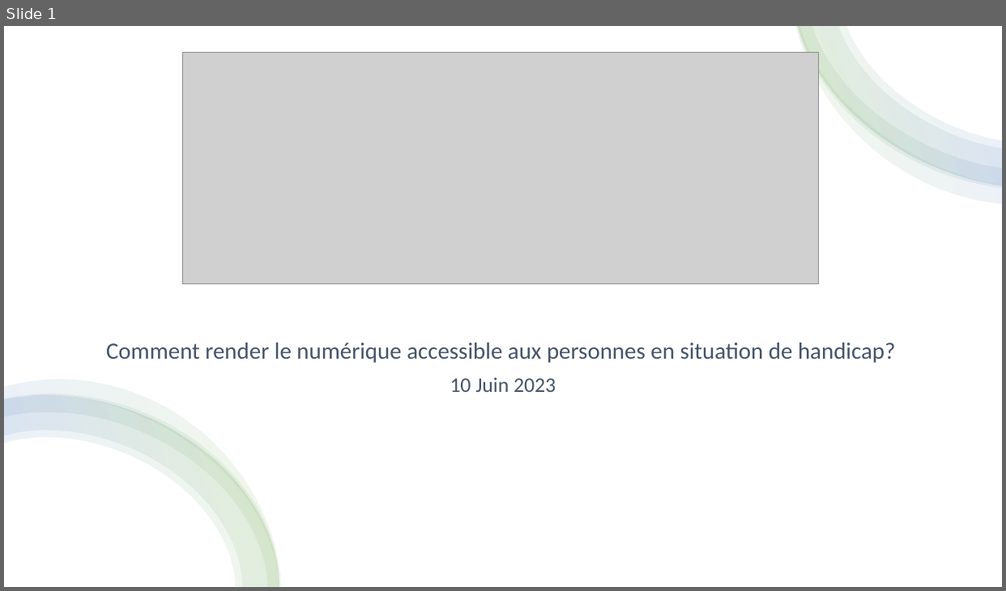
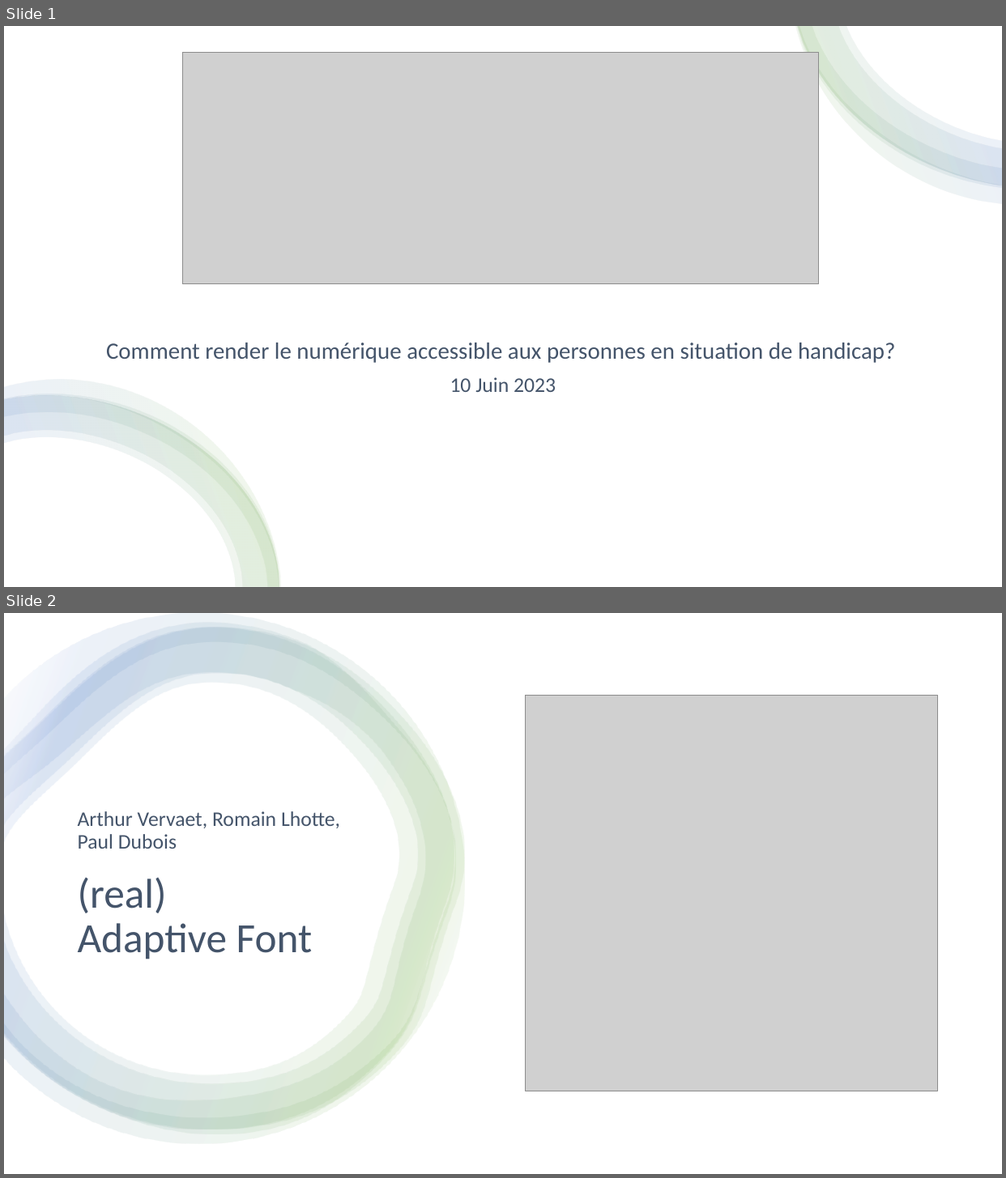
Before and after one commit to avervaet/font-changer-chrome-extension, a slide deck: pres.pptx. Shown one above the other, each under a label of ours: slide 1 before the commit, slides 1 and 2 after it. The pictures are 1006x591 and 1006x1178 pixels, drawn with LibreOffice and Linux fonts; fonts in the diff are those of the drawing; grey boxes stand for pictures. Boxes give left, top, right and bottom in pixels: in the first picture for what was removed or moved away, otherwise in the second. Text is boxed around its words. In the diff, an @@ line names an element or a change of style, - is before the commit and + after.

Commit message:
added app title + logo to pres

```diff
--- a/pres.pptx
+++ b/pres.pptx
@@ slide 2 added at [4, 613, 1002, 1174], background #FFFFFF @@
@@ rectangle added at [4, 613, 1002, 1174], fill #FFFFFF @@
@@ group added at [4, 613, 465, 1144]: 4 freeform shapes @@
@@ picture added at [526, 696, 938, 1092] @@
@@ subtitle added at [78, 811, 340, 849], 20 pt, text #44546A @@
+Arthur Vervaet, Romain Lhotte, Paul Dubois
@@ title added at [78, 878, 312, 960], 40 pt, text #44546A @@
+(real)
+Adaptive Font
```
